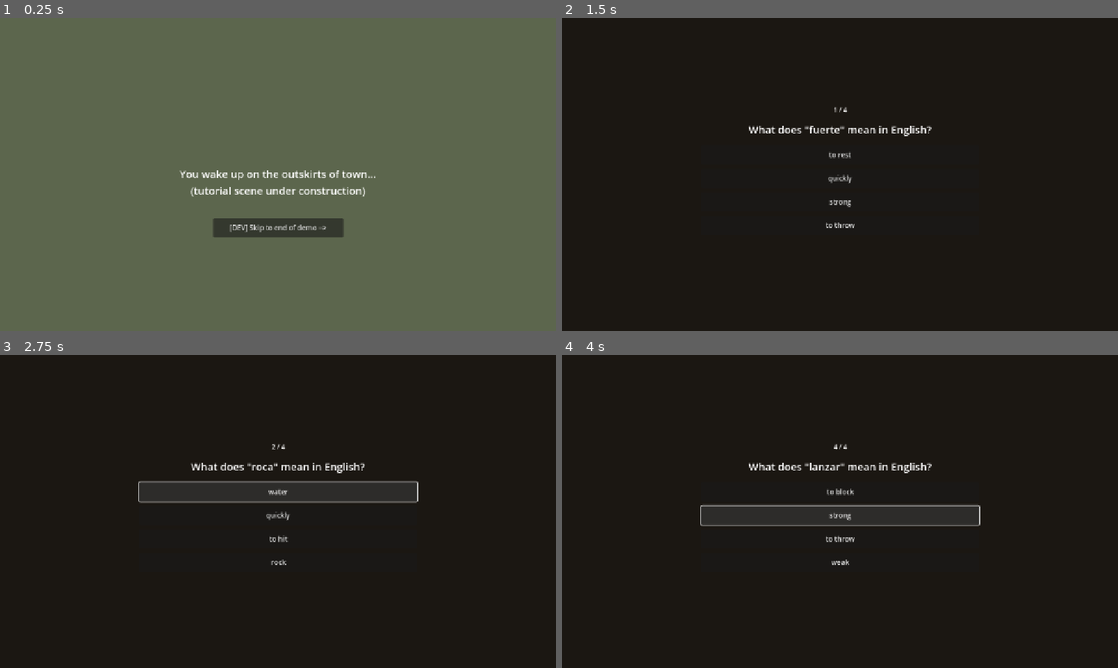
Above: before the commit, frames 1-4 (two rows, left to right).
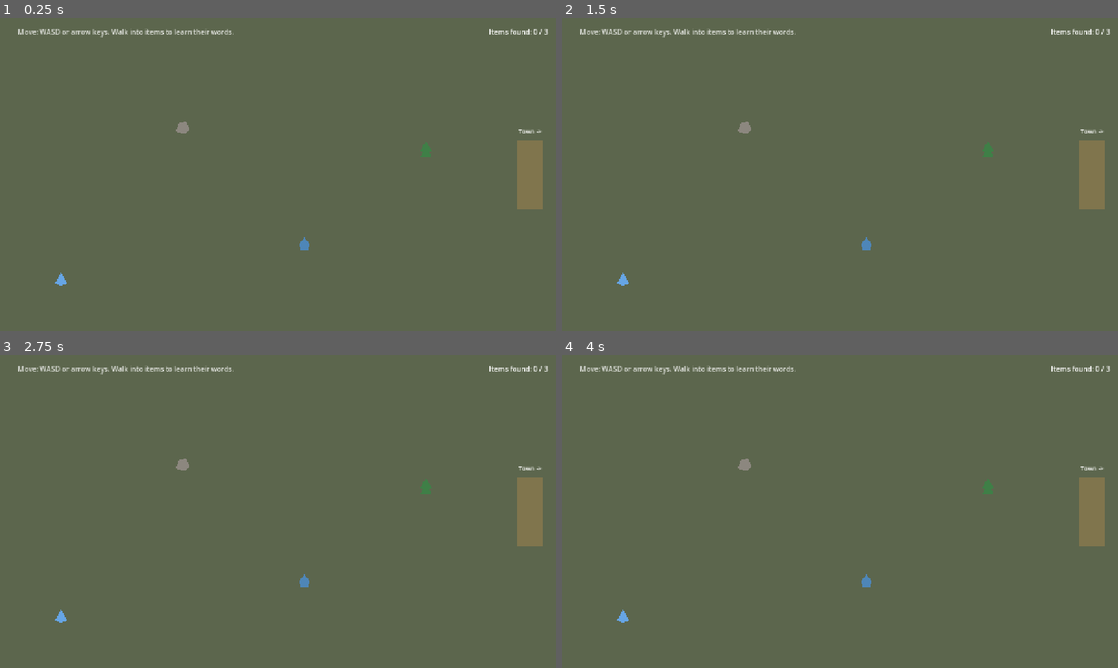
Above: after the commit, the same moments.

Repository: Ap0ll02/PlazaPalabra
Game: Godot game, scene res://scenes/world/Outskirts.tscn
The game is run twice, just before and just after one commit, with the same random seed, the same clock (stepped at 60 frames per second) and the same inputs. This scene is started directly instead of the project's main scene.
Inputs (mouse positions are in pixels of both pictures, inside the frame that each line leads up to):
- Up to frame 1 (0.25 s): no input
- Up to frame 2 (1.5 s): click (840, 227) at 0.5 s, where only the run before the commit has a clickable "[DEV] Skip to end of demo -->"; click (840, 302) at 1.25 s, where only the run before the commit has a clickable "Continue"
- Up to frame 3 (2.75 s): click (278, 492) at 2 s, where only the run before the commit has a clickable "to rest"
- Up to frame 4 (4 s): click (840, 492) at 2.75 s, where only the run before the commit has a clickable "water"; click (840, 514) at 3.5 s, where only the run before the commit has a clickable "weak"

The runs differ from the first frame. In frame 1, 3.9% of the frame differs, in the area x 3-99%, y 3-86%; in frame 2, 100%, in the area x 0-100%, y 0-100%; in frame 3, 99%; in frame 4, 100%.

Commit message:
Build tutorial movement and scavenging in Outskirts
Player moves with WASD/arrow keys (CharacterBody2D, screen-bounded).
Three walk-over-to-collect items teach the first nouns (roca, agua,
arbol -- arbol added to the word bank), each showing a brief toast and
logging via PlayerProfile's existing telemetry hook. A gated town
entrance only lets the player through once all three are collected,
otherwise nudges them to keep exploring.

Added a new Town.tscn stub (Quest 1's future home) and moved the
[DEV] skip-to-post-survey bridge there from Outskirts, since Outskirts
now has real gameplay instead of being a placeholder itself.

Verified with a scripted test that instantiates the scene and drives
the pickup/gating logic directly (not just that it loads).

Co-Authored-By: Claude Sonnet 5 <noreply@anthropic.com>

Diff:
--- a/scenes/world/Outskirts.tscn
+++ b/scenes/world/Outskirts.tscn
@@ -1,6 +1,17 @@
-[gd_scene load_steps=2 format=3 uid="uid://f7p2k9w4m1t6c"]
+[gd_scene load_steps=7 format=3 uid="uid://f7p2k9w4m1t6c"]
 
 [ext_resource type="Script" path="res://scripts/world/outskirts.gd" id="1_outskirts"]
+[ext_resource type="Script" path="res://scripts/world/player.gd" id="2_player"]
+[ext_resource type="Script" path="res://scripts/world/scavenge_item.gd" id="3_item"]
+
+[sub_resource type="RectangleShape2D" id="RectangleShape2D_player"]
+size = Vector2(28, 28)
+
+[sub_resource type="CircleShape2D" id="CircleShape2D_item"]
+radius = 18.0
+
+[sub_resource type="RectangleShape2D" id="RectangleShape2D_entrance"]
+size = Vector2(60, 160)
 
 [node name="Outskirts" type="Node2D"]
 script = ExtResource("1_outskirts")
@@ -10,21 +21,106 @@
 offset_bottom = 720.0
 color = Color(0.36, 0.4, 0.3, 1)
 
-[node name="PlaceholderLabel" type="Label" parent="."]
+[node name="HintLabel" type="Label" parent="."]
+offset_left = 40.0
+offset_top = 20.0
+offset_right = 700.0
+offset_bottom = 50.0
+theme_override_colors/font_color = Color(1, 1, 1, 0.85)
+theme_override_font_sizes/font_size = 16
+text = "Move: WASD or arrow keys. Walk into items to learn their words."
+
+[node name="Player" type="CharacterBody2D" parent="."]
+position = Vector2(140, 600)
+script = ExtResource("2_player")
+
+[node name="Visual" type="Polygon2D" parent="Player"]
+color = Color(0.4, 0.65, 0.9, 1)
+polygon = PackedVector2Array(0, -16, 14, 10, 0, 16, -14, 10)
+
+[node name="CollisionShape2D" type="CollisionShape2D" parent="Player"]
+shape = SubResource("RectangleShape2D_player")
+
+[node name="ItemRoca" type="Area2D" parent="."]
+position = Vector2(420, 250)
+script = ExtResource("3_item")
+word_id = "roca"
+
+[node name="Visual" type="Polygon2D" parent="ItemRoca"]
+color = Color(0.55, 0.53, 0.5, 1)
+polygon = PackedVector2Array(-16, 10, -8, -10, 8, -12, 16, 6, 6, 16, -8, 14)
+
+[node name="CollisionShape2D" type="CollisionShape2D" parent="ItemRoca"]
+shape = SubResource("CircleShape2D_item")
+
+[node name="ItemAgua" type="Area2D" parent="."]
+position = Vector2(700, 520)
+script = ExtResource("3_item")
+word_id = "agua"
+
+[node name="Visual" type="Polygon2D" parent="ItemAgua"]
+color = Color(0.3, 0.55, 0.8, 0.85)
+polygon = PackedVector2Array(0, -16, 12, 0, 8, 14, -8, 14, -12, 0)
+
+[node name="CollisionShape2D" type="CollisionShape2D" parent="ItemAgua"]
+shape = SubResource("CircleShape2D_item")
+
+[node name="ItemArbol" type="Area2D" parent="."]
+position = Vector2(980, 300)
+script = ExtResource("3_item")
+word_id = "arbol"
+
+[node name="Visual" type="Polygon2D" parent="ItemArbol"]
+color = Color(0.25, 0.5, 0.28, 1)
+polygon = PackedVector2Array(0, -18, 14, 6, 7, 6, 12, 18, -12, 18, -7, 6, -14, 6)
+
+[node name="CollisionShape2D" type="CollisionShape2D" parent="ItemArbol"]
+shape = SubResource("CircleShape2D_item")
+
+[node name="TownEntrance" type="Area2D" parent="."]
+position = Vector2(1220, 360)
+
+[node name="Visual" type="ColorRect" parent="TownEntrance"]
+offset_left = -30.0
+offset_top = -80.0
+offset_right = 30.0
+offset_bottom = 80.0
+color = Color(0.6, 0.5, 0.3, 0.6)
+
+[node name="Label" type="Label" parent="TownEntrance"]
+offset_left = -40.0
+offset_top = -110.0
+offset_right = 40.0
+offset_bottom = -82.0
+theme_override_colors/font_color = Color(1, 1, 1, 1)
+theme_override_font_sizes/font_size = 14
+text = "Town ->"
+horizontal_alignment = 1
+
+[node name="CollisionShape2D" type="CollisionShape2D" parent="TownEntrance"]
+shape = SubResource("RectangleShape2D_entrance")
+
+[node name="CanvasLayer" type="CanvasLayer" parent="."]
+
+[node name="ProgressLabel" type="Label" parent="CanvasLayer"]
+offset_left = 1080.0
+offset_top = 20.0
+offset_right = 1260.0
+offset_bottom = 46.0
+theme_override_colors/font_color = Color(1, 1, 1, 1)
+theme_override_font_sizes/font_size = 16
+text = "Items found: 0 / 3"
+horizontal_alignment = 2
+
+[node name="ToastLabel" type="Label" parent="CanvasLayer"]
 offset_left = 340.0
-offset_top = 340.0
+offset_top = 640.0
 offset_right = 940.0
-offset_bottom = 400.0
-theme_override_font_sizes/font_size = 24
+offset_bottom = 670.0
 theme_override_colors/font_color = Color(1, 1, 1, 1)
-text = "You wake up on the outskirts of town...
-(tutorial scene under construction)"
+theme_override_colors/font_shadow_color = Color(0, 0, 0, 0.8)
+theme_override_constants/shadow_offset_x = 1
+theme_override_constants/shadow_offset_y = 1
+theme_override_font_sizes/font_size = 20
+text = ""
 horizontal_alignment = 1
-autowrap_mode = 2
-
-[node name="DevContinueButton" type="Button" parent="."]
-offset_left = 490.0
-offset_top = 460.0
-offset_right = 790.0
-offset_bottom = 504.0
-text = "[DEV] Skip to end of demo -->"
--- /dev/null
+++ b/scenes/world/Town.tscn
@@ -0,0 +1,30 @@
+[gd_scene load_steps=2 format=3 uid="uid://f15dhbwjyfgv"]
+
+[ext_resource type="Script" path="res://scripts/world/town.gd" id="1_town"]
+
+[node name="Town" type="Node2D"]
+script = ExtResource("1_town")
+
+[node name="Background" type="ColorRect" parent="."]
+offset_right = 1280.0
+offset_bottom = 720.0
+color = Color(0.4, 0.36, 0.28, 1)
+
+[node name="PlaceholderLabel" type="Label" parent="."]
+offset_left = 300.0
+offset_top = 320.0
+offset_right = 980.0
+offset_bottom = 400.0
+theme_override_font_sizes/font_size = 24
+theme_override_colors/font_color = Color(1, 1, 1, 1)
+text = "You enter town...
+(Quest 1: the theft -- under construction)"
+horizontal_alignment = 1
+autowrap_mode = 2
+
+[node name="DevContinueButton" type="Button" parent="."]
+offset_left = 490.0
+offset_top = 460.0
+offset_right = 790.0
+offset_bottom = 504.0
+text = "[DEV] Skip to end of demo -->"
--- a/scripts/autoload/word_bank.gd
+++ b/scripts/autoload/word_bank.gd
@@ -15,6 +15,10 @@
 	"agua": {
 		"spanish": "agua", "english": "water", "role": "noun",
 		"example_es": "Necesito agua.", "example_en": "I need water.",
+	},
+	"arbol": {
+		"spanish": "árbol", "english": "tree", "role": "noun",
+		"example_es": "Hay un árbol aquí.", "example_en": "There is a tree here.",
 	},
 	"lanzar": {
 		"spanish": "lanzar", "english": "to throw", "role": "attack",
--- a/scripts/world/outskirts.gd
+++ b/scripts/world/outskirts.gd
@@ -1,20 +1,45 @@
 extends Node2D
-## Stub for the tutorial start ("you wake up on the outskirts"). Movement,
-## scavenging, and the walk into town get built here next.
-##
-## The dev-only continue button exists purely so the consent -> pre-survey
-## -> [gameplay] -> post-survey -> recall quiz -> thank-you pipeline is
-## testable end to end before quests/tutorial gameplay exist. Remove it
-## once the real Ending beat can trigger PostSurvey.tscn itself.
+## Tutorial: movement + scavenging first nouns, gated entrance into town.
 
-@onready var dev_continue_button: Button = $DevContinueButton
+const MIN_ITEMS_TO_PROCEED := 3
+
+@onready var progress_label: Label = $CanvasLayer/ProgressLabel
+@onready var toast_label: Label = $CanvasLayer/ToastLabel
+@onready var town_entrance: Area2D = $TownEntrance
+
+var _items_collected := 0
+var _toast_tween: Tween
 
 func _ready() -> void:
 	GameState.set_quest_stage("tutorial")
-	dev_continue_button.pressed.connect(_on_dev_continue_pressed)
+	toast_label.modulate.a = 0.0
+	_update_progress_label()
+	for item in get_tree().get_nodes_in_group("scavenge_items"):
+		item.collected.connect(_on_item_collected)
+	town_entrance.body_entered.connect(_on_town_entrance_entered)
 
-func _on_dev_continue_pressed() -> void:
-	# Simulate a little gameplay so the recall quiz has something to ask.
-	for word_id in ["roca", "agua", "lanzar", "fuerte"]:
-		PlayerProfile.record_seen(word_id)
-	get_tree().change_scene_to_file("res://scenes/ui/PostSurvey.tscn")
+func _on_item_collected(word_id: String) -> void:
+	_items_collected += 1
+	_update_progress_label()
+	var word: Dictionary = WordBank.get_word(word_id)
+	_show_toast("Learned: %s (%s)" % [word.spanish, word.english])
+
+func _update_progress_label() -> void:
+	progress_label.text = "Items found: %d / %d" % [_items_collected, MIN_ITEMS_TO_PROCEED]
+
+func _on_town_entrance_entered(body: Node) -> void:
+	if not body.is_in_group("player"):
+		return
+	if _items_collected >= MIN_ITEMS_TO_PROCEED:
+		get_tree().change_scene_to_file("res://scenes/world/Town.tscn")
+	else:
+		_show_toast("Find a few more things before heading into town.")
+
+func _show_toast(text: String) -> void:
+	toast_label.text = text
+	if _toast_tween:
+		_toast_tween.kill()
+	toast_label.modulate.a = 1.0
+	_toast_tween = create_tween()
+	_toast_tween.tween_interval(1.6)
+	_toast_tween.tween_property(toast_label, "modulate:a", 0.0, 0.5)
--- /dev/null
+++ b/scripts/world/player.gd
@@ -0,0 +1,28 @@
+extends CharacterBody2D
+## Simple top-down movement, WASD or arrow keys. Reads raw key state
+## rather than custom input actions -- one less thing to misconfigure by
+## hand, and remapping isn't a concern for this demo.
+
+const SPEED := 220.0
+const BOUNDS := Rect2(20, 20, 1240, 680)
+
+func _ready() -> void:
+	add_to_group("player")
+
+func _physics_process(_delta: float) -> void:
+	var dir := Vector2.ZERO
+	if Input.is_physical_key_pressed(KEY_W) or Input.is_physical_key_pressed(KEY_UP):
+		dir.y -= 1
+	if Input.is_physical_key_pressed(KEY_S) or Input.is_physical_key_pressed(KEY_DOWN):
+		dir.y += 1
+	if Input.is_physical_key_pressed(KEY_A) or Input.is_physical_key_pressed(KEY_LEFT):
+		dir.x -= 1
+	if Input.is_physical_key_pressed(KEY_D) or Input.is_physical_key_pressed(KEY_RIGHT):
+		dir.x += 1
+	if dir.length() > 0.0:
+		dir = dir.normalized()
+
+	velocity = dir * SPEED
+	move_and_slide()
+	position.x = clamp(position.x, BOUNDS.position.x, BOUNDS.position.x + BOUNDS.size.x)
+	position.y = clamp(position.y, BOUNDS.position.y, BOUNDS.position.y + BOUNDS.size.y)
--- /dev/null
+++ b/scripts/world/scavenge_item.gd
@@ -0,0 +1,21 @@
+extends Area2D
+## Walk-over-to-collect scavenge item. Records the word as seen
+## (PlayerProfile already logs this as telemetry) and disappears.
+
+signal collected(word_id: String)
+
+@export var word_id: String = ""
+
+var _collected := false
+
+func _ready() -> void:
+	add_to_group("scavenge_items")
+	body_entered.connect(_on_body_entered)
+
+func _on_body_entered(body: Node) -> void:
+	if _collected or not body.is_in_group("player"):
+		return
+	_collected = true
+	PlayerProfile.record_seen(word_id)
+	collected.emit(word_id)
+	queue_free()
--- /dev/null
+++ b/scripts/world/town.gd
@@ -0,0 +1,14 @@
+extends Node2D
+## Stub for Quest 1 (the theft/NPC). The [DEV] bridge exists purely so the
+## consent -> ... -> post-survey pipeline stays testable before quest
+## content exists -- remove once the real Ending beat triggers
+## PostSurvey.tscn itself.
+
+@onready var dev_continue_button: Button = $DevContinueButton
+
+func _ready() -> void:
+	GameState.set_quest_stage("quest_1")
+	dev_continue_button.pressed.connect(_on_dev_continue_pressed)
+
+func _on_dev_continue_pressed() -> void:
+	get_tree().change_scene_to_file("res://scenes/ui/PostSurvey.tscn")
Not shown, added: scripts/world/player.gd.uid
Not shown, added: scripts/world/scavenge_item.gd.uid
Not shown, added: scripts/world/town.gd.uid
